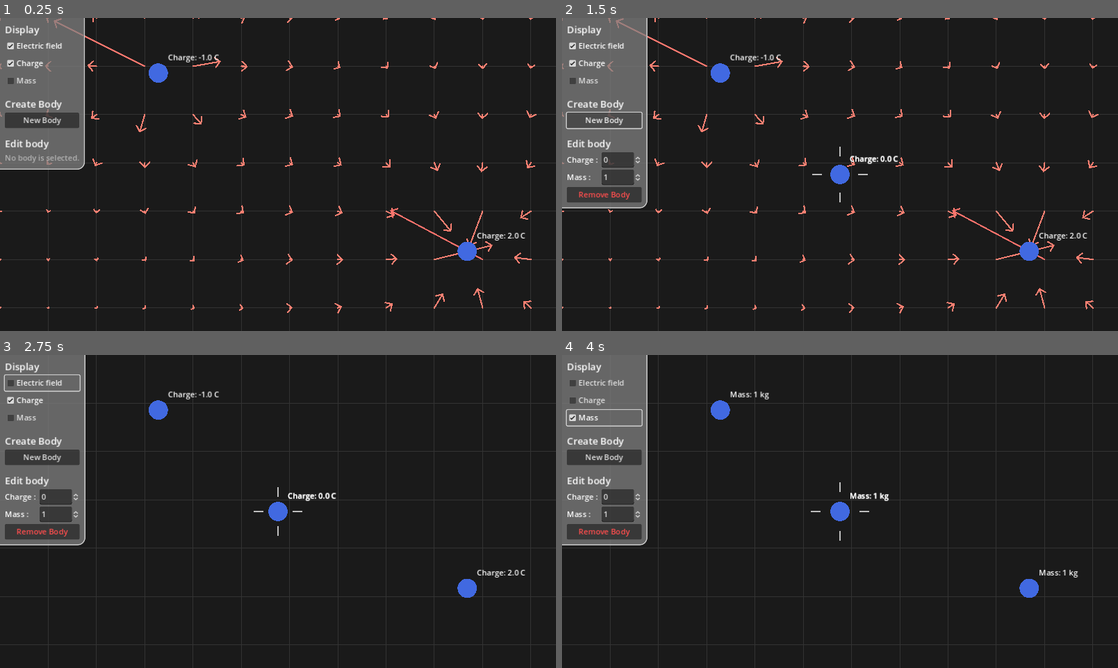
Above: before the commit, frames 1-4 (two rows, left to right).
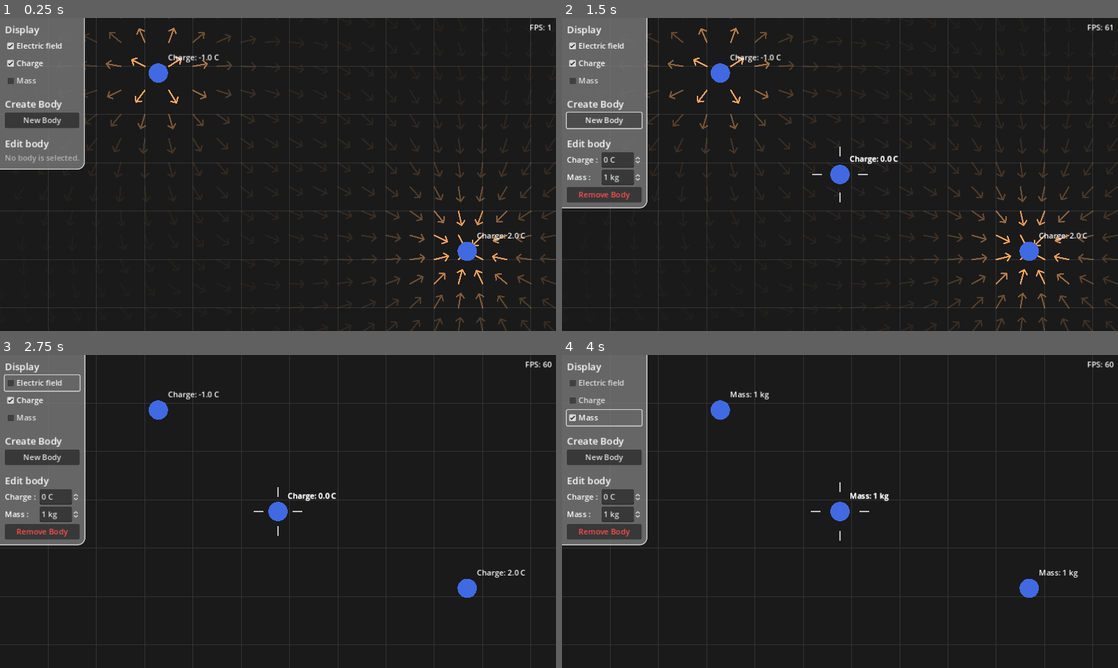
Above: after the commit, the same moments.

Repository: itsRed-v2/Godot-Fields
Game: Godot game, scene res://main.tscn
Same seed, same stepped clock (60 frames per second), same inputs: the game is played once before the commit and once after it.
Inputs:
- Up to frame 1 (0.25 s): no input
- Up to frame 2 (1.5 s): click "New Body" at 0.5 s; click "New Body" at 1.25 s
- Up to frame 3 (2.75 s): click "Electric field" at 2 s
- Up to frame 4 (4 s): click "Charge" at 2.75 s; click "Mass" at 3.5 s

The runs differ from the first frame. In frame 1, 3.3% of the frame differs, in the area x 0-100%, y 0-100%; in frame 2, 3.3%; in frame 3, 0.1%; in frame 4, 0.1%.

Commit message:
Changement & optimisation de la représentation des vecteurs

Diff:
--- a/Arrow.gd
+++ /dev/null
@@ -1,60 +0,0 @@
-extends Sprite2D
-
-@export
-var vector = Vector2.UP;
-
-const base_color = Color.SALMON;
-const streched_color = Color.CRIMSON;
-const draw_scale = 30;
-const line_width = 3;
-const arrow_arms_length = 10;
-const size_treshold = 200;
-const streched_treshold = 300;
-
-func _process(_delta):
-	queue_redraw();
-
-func _draw():
-	if not Global.draw_electrostatic_field:
-		return
-
-	# Adjusting the length
-	var length = vector.length() * draw_scale;
-	if (length > size_treshold):
-		length = size_treshold - 1 + sqrt(length - size_treshold + 1);
-
-	# If the vector is very small, draw a smaller arrow
-	var effective_arrow_arms_length = arrow_arms_length;
-	if length * 2 < arrow_arms_length:
-		effective_arrow_arms_length = length * 2;
-
-	# If the vector is very big, adjust the color
-	var color = base_color;
-	if length > size_treshold:
-		var weight = remap(length, size_treshold, streched_treshold, 0, 1);
-		weight = clamp(weight, 0, 1);
-		color = color.lerp(streched_color, weight);
-
-	# Drawing the Arrow
-
-	var tipPoint = Vector2.UP * length;
-	var arrow_end_left = tipPoint + Vector2(-effective_arrow_arms_length, effective_arrow_arms_length);
-	var arrow_end_right = tipPoint + Vector2(effective_arrow_arms_length, effective_arrow_arms_length);
-
-	var arrow_end = [
-		arrow_end_left,
-		tipPoint,
-		arrow_end_right
-	];
-
-	draw_line(Vector2.ZERO, tipPoint, color, line_width);
-	draw_polyline(arrow_end, color, line_width);
-
-	draw_circle(Vector2.ZERO, line_width / 2.0, color);
-	draw_circle(arrow_end_left, line_width / 2.0, color);
-	draw_circle(arrow_end_right, line_width / 2.0, color);
-
-	rotation = vector.angle() + PI / 2;
-
-func set_vector(vec: Vector2):
-	vector = vec;
--- a/Camera.gd
+++ b/Camera.gd
@@ -15,8 +15,10 @@
 	for move in moves:
 		if Input.is_action_pressed(move[0]):
 			movement += move[1];
-			view_rect_changed.emit();
-	position += movement * speed * delta;
+
+	if movement != Vector2.ZERO:
+		position += movement * speed * delta;
+		view_rect_changed.emit();
 
 func get_view_rect():
 	var viewPortSize = get_viewport().get_visible_rect().size;
--- a/ElectricField.gd
+++ b/ElectricField.gd
@@ -1,13 +1,24 @@
 extends Node2D
 
-const arrowScene = preload("res://arrow.tscn");
-const vectors_distance = 100; # 1m = 100px
+const colorArrowScene = preload("res://color_arrow.tscn");
+const vectors_distance = 50; # 1m = 100px
 
 func _ready():
-	recreate_vectors();
+	render();
+
+	# Redraw when the drawing settings change
+	Global.connect("draw_settings_changed", render);
+	# Redraw when the window changes size
+	get_tree().root.connect("size_changed", render);
 
 func _process(_delta):
 	update_vectors();
+
+func render():
+	if Global.draw_electrostatic_field:
+		recreate_vectors();
+	else:
+		clear_vectors();
 
 func recreate_vectors():
 	var camera = $"../Camera";
@@ -15,32 +26,36 @@
 
 	var start = ceil(view_rect.position / vectors_distance) * vectors_distance;
 	var end = start + view_rect.size;
+	var unit = Vector2(vectors_distance, vectors_distance);
+	start -= unit;
+	end += unit;
+
+	clear_vectors();
 
 	var container = $ArrowContainer;
-
-	for node in container.get_children():
-		container.remove_child(node);
-		node.queue_free();
-
 	for x in range(start.x, end.x, vectors_distance):
 		for y in range(start.y, end.y, vectors_distance):
-			var arrow = arrowScene.instantiate();
+			var arrow = colorArrowScene.instantiate();
 			arrow.position = Vector2(x, y);
 			container.add_child(arrow);
 
 	update_vectors();
 
+func clear_vectors():
+	var container = $ArrowContainer;
+	for node in container.get_children():
+		container.remove_child(node);
+		node.queue_free();
+
 func update_vectors():
 	var arrow_container = get_node("ArrowContainer");
 	for arrow in arrow_container.get_children():
 		var field = calculate_field(arrow.position);
-		arrow.set_vector(field);
+		arrow.vector = field;
 
 func calculate_field(point: Vector2) -> Vector2:
-	var entities = $EntitiesContainer;
-
 	var field = Vector2.ZERO;
-	for e in entities.get_children():
+	for e in $EntitiesContainer.get_children():
 		var diff: Vector2 = e.position - point;
 		var distance_squared = diff.length_squared() / (100 * 100); # 1m = 100px
 		var field_value = e.charge / distance_squared;
@@ -49,4 +64,4 @@
 	return field;
 
 func _on_camera_view_rect_changed():
-	recreate_vectors();
+	render();
--- /dev/null
+++ b/FPS_label.gd
@@ -0,0 +1,5 @@
+extends Label
+
+# Called every frame. 'delta' is the elapsed time since the previous frame.
+func _process(_delta):
+	text = "FPS: %d" % Engine.get_frames_per_second();
--- a/SphericBody.gd
+++ b/SphericBody.gd
@@ -8,7 +8,6 @@
 	set(new_value):
 		charge = new_value;
 		update_info();
-		print("new value: ", new_value);
 
 @export var mass = 1:
 	set(new_value):
--- a/arrow.tscn
+++ /dev/null
@@ -1,6 +0,0 @@
-[gd_scene load_steps=2 format=3 uid="uid://cjqfx4scw67pe"]
-
-[ext_resource type="Script" path="res://Arrow.gd" id="1_ojk4k"]
-
-[node name="Sprite2D" type="Sprite2D"]
-script = ExtResource("1_ojk4k")
--- /dev/null
+++ b/color_arrow.gd
@@ -0,0 +1,20 @@
+extends Sprite2D
+
+@export
+var vector = Vector2.UP:
+	set(new_value):
+		vector = new_value;
+		queue_redraw();
+
+const base_color = Color.SANDY_BROWN;
+const line_width = 3;
+const arrow_arms_length = 8;
+const vector_length = 30;
+
+func _draw():
+	var value = vector.length();
+	var opacity = remap(value, -0.05, 3, 0, 1);
+	var color = Color(base_color, opacity);
+	modulate = color;
+
+	rotation = vector.angle() + PI / 2;
--- /dev/null
+++ b/color_arrow.tscn
@@ -0,0 +1,10 @@
+[gd_scene load_steps=3 format=3 uid="uid://1yloub4bc0w0"]
+
+[ext_resource type="Script" path="res://color_arrow.gd" id="1_m24el"]
+[ext_resource type="Texture2D" uid="uid://bu1otsc2pwk1w" path="res://vector_white.svg" id="1_n4s4j"]
+
+[node name="Arrow" type="Sprite2D"]
+scale = Vector2(0.2, 0.2)
+texture = ExtResource("1_n4s4j")
+offset = Vector2(0, -75)
+script = ExtResource("1_m24el")
--- a/global.gd
+++ b/global.gd
@@ -1,8 +1,12 @@
 extends Node
 
 signal selected_body_changed;
+signal draw_settings_changed;
 
-var draw_electrostatic_field = true;
+var draw_electrostatic_field = true:
+	set(new_value):
+		draw_electrostatic_field = new_value;
+		draw_settings_changed.emit();
 var show_charge = true;
 var show_mass = false;
 
--- a/hud.tscn
+++ b/hud.tscn
@@ -1,8 +1,9 @@
-[gd_scene load_steps=4 format=3 uid="uid://jpy61hi47b2"]
+[gd_scene load_steps=5 format=3 uid="uid://jpy61hi47b2"]
 
 [ext_resource type="Script" path="res://hud.gd" id="1_qx7ow"]
 [ext_resource type="Theme" uid="uid://c0l130h75grwb" path="res://main_theme.tres" id="2_ie6l2"]
 [ext_resource type="Script" path="res://BodyEditorGUI.gd" id="3_dipqy"]
+[ext_resource type="Script" path="res://FPS_label.gd" id="4_8wry5"]
 
 [node name="HUD" type="CanvasLayer"]
 script = ExtResource("1_qx7ow")
@@ -95,7 +96,9 @@
 layout_mode = 2
 min_value = -100.0
 step = 0.1
+suffix = "C"
 custom_arrow_step = 1.0
+select_all_on_focus = true
 
 [node name="MassSection" type="HBoxContainer" parent="PanelContainer/MarginContainer/BoxContainer/BodyEditor/Inputs"]
 layout_mode = 2
@@ -110,6 +113,8 @@
 
 [node name="SpinBox" type="SpinBox" parent="PanelContainer/MarginContainer/BoxContainer/BodyEditor/Inputs/MassSection"]
 layout_mode = 2
+suffix = "kg"
+select_all_on_focus = true
 
 [node name="DeleteButton" type="Button" parent="PanelContainer/MarginContainer/BoxContainer/BodyEditor/Inputs"]
 layout_mode = 2
@@ -119,6 +124,22 @@
 theme_override_colors/font_focus_color = Color(1, 0.301961, 0.301961, 1)
 text = "Remove Body"
 
+[node name="FpsIndicatorContainer" type="MarginContainer" parent="."]
+anchors_preset = 1
+anchor_left = 1.0
+anchor_right = 1.0
+offset_left = -54.0
+offset_bottom = 40.0
+grow_horizontal = 0
+theme_override_constants/margin_top = 0
+theme_override_constants/margin_right = 10
+
+[node name="FPS" type="Label" parent="FpsIndicatorContainer"]
+layout_mode = 2
+theme = ExtResource("2_ie6l2")
+text = "FPS: --"
+script = ExtResource("4_8wry5")
+
 [connection signal="toggled" from="PanelContainer/MarginContainer/BoxContainer/ElecticFieldCheckBox" to="." method="_on_electic_field_check_box_toggled"]
 [connection signal="toggled" from="PanelContainer/MarginContainer/BoxContainer/ChargesCheckBox" to="." method="_on_charges_check_box_toggled"]
 [connection signal="toggled" from="PanelContainer/MarginContainer/BoxContainer/MassCheckBox" to="." method="_on_mass_check_box_toggled"]
--- /dev/null
+++ b/vector_white.svg
@@ -0,0 +1,3 @@
+<svg width="100" height="175" viewBox="0 0 100 175" fill="none" xmlns="http://www.w3.org/2000/svg">
+<path d="M50 163V13M50 13L10 53M50 13L90 53" stroke="white" stroke-width="15" stroke-linecap="round" stroke-linejoin="round"/>
+</svg>
Not shown, added: export_presets.cfg
Not shown, added: vector_white.svg.import
